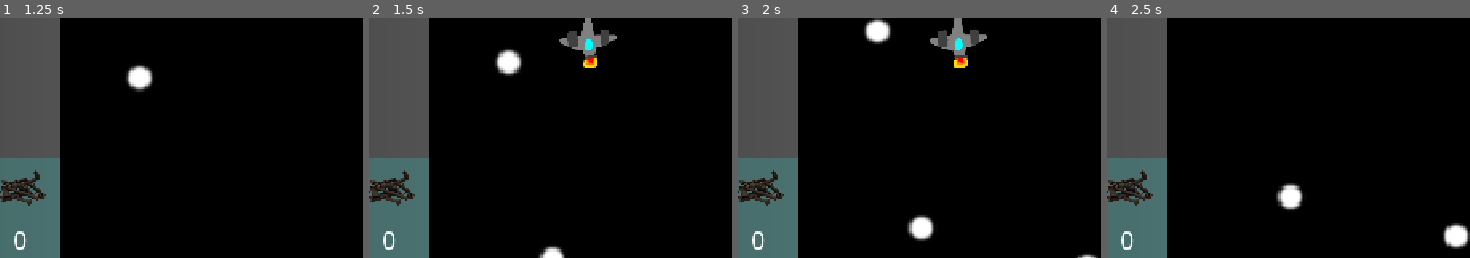
Above: before the commit, frames 1-4 (left to right).
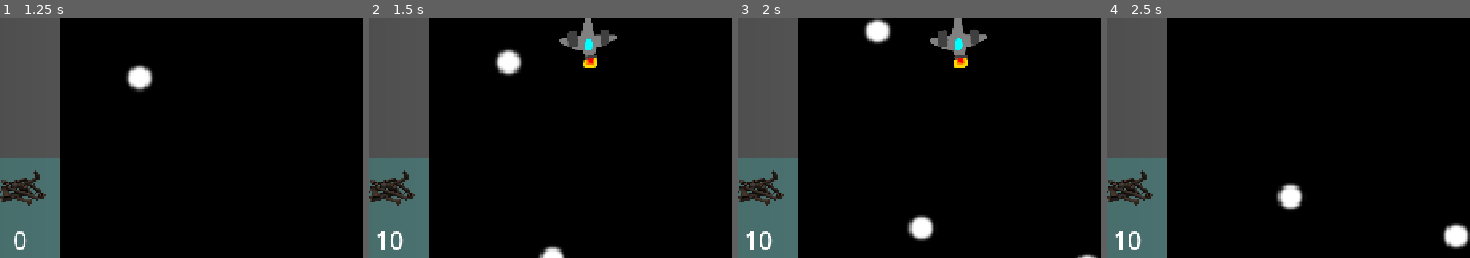
Above: after the commit, the same moments.

Repository: mykyta-bazhukhin/Cargo-Defense
Game: Godot game, scene res://Scenes/main_scene.tscn
The game is run twice, just before and just after one commit, with the same random seed, the same clock (stepped at 60 frames per second) and the same inputs.
Inputs (mouse positions are % of the whole screen's width and height, from its top left):
- Up to frame 1 (1.25 s): move the mouse to (79, 45) at 0.52 s; tap 1 (Place tower 1) at 0.6 s
- Up to frame 2 (1.5 s): move the mouse to (33, 55) at 1.27 s; tap 2 (Place tower 2) at 1.35 s
- Up to frame 3 (2 s): no input
- Up to frame 4 (2.5 s): move the mouse to (66, 28) at 2.02 s; tap 3 (Place tower 3) at 2.1 s
The pictures show only the part of the screen within x 3-53%, y 50-100%; the shares and areas given below are measured in that part.

Frame 1 is identical in both runs. In frame 2, 0.3% of the frame differs, in the area x 2-10%, y 88-97%; in frame 3, 0.3%; in frame 4, 0.3%.

Commit message:
fixed some misc stuff and started on transferring main tower code to towers node

Diff:
--- a/Scenes/label.gd
+++ b/Scenes/label.gd
@@ -2,5 +2,5 @@
 
 signal get_tower1_cost(body)
 
-func _ready():
+func _process(_delta):
 	text = str(Global.scrap)
--- a/Scenes/main_scene.tscn
+++ b/Scenes/main_scene.tscn
@@ -235,7 +235,7 @@
 expand_mode = 1
 stretch_mode = 5
 
-[node name="Label" type="Label" parent="CanvasLayer/PanelContainer/VBoxContainer"]
+[node name="ScrapAmountLabel" type="Label" parent="CanvasLayer/PanelContainer/VBoxContainer"]
 layout_mode = 2
 size_flags_vertical = 1
 theme_override_font_sizes/font_size = 40
--- a/Scenes/space_plane.tscn
+++ b/Scenes/space_plane.tscn
@@ -26,14 +26,20 @@
 scale = Vector2(0.25, 0.25)
 texture = ExtResource("2_0vyyj")
 
-[node name="CanvasLayer" type="CanvasLayer" parent="."]
+[node name="Control" type="Control" parent="."]
+visible = false
+layout_mode = 3
+anchors_preset = 0
+offset_right = 40.0
+offset_bottom = 40.0
 
-[node name="Label" type="Label" parent="CanvasLayer"]
-offset_left = -25.0
-offset_top = -75.0
-offset_right = 15.0
-offset_bottom = -52.0
-text = "123"
+[node name="Label" type="Label" parent="Control"]
+layout_mode = 0
+offset_left = -64.0
+offset_top = -64.0
+offset_right = 63.0
+offset_bottom = -41.0
+text = "space plane text"
 
 [connection signal="timeout" from="primary_timer" to="." method="_on_primary_timer_timeout"]
 [connection signal="timeout" from="secondary_timer" to="." method="_on_secondary_timer_timeout"]
--- a/Scenes/towers.gd
+++ b/Scenes/towers.gd
@@ -1,8 +1,9 @@
 extends Node2D
 
 
+
 func _ready() -> void:
-	pass
+	var tower_points: Array = self.get_parent().get_node("TowerPoints").get_children()
 
 
 func _process(delta: float) -> void:
--- a/Scenes/ui_test_scene.gd
+++ b/Scenes/ui_test_scene.gd
@@ -7,14 +7,3 @@
 
 func _ready():
 	pass
-
-func _on_label_get_tower_1_cost(body: Variant) -> void:
-	var tower_temp = tower_selection_array[0].instantiate()
-	body.text = str(tower_temp.cost)
-	tower_temp.free()
-
-
-func _on_texture_rect_get_tower_picture(body: Variant) -> void:
-	var tower_temp = tower_selection_array[0].instantiate()
-	body.texture = tower_temp.get_node("Sprite2D").texture
-	tower_temp.free()
--- a/Scenes/ui_test_scene.tscn
+++ b/Scenes/ui_test_scene.tscn
@@ -119,24 +119,20 @@
 vertical_alignment = 1
 script = ExtResource("6_rofef")
 
-[node name="TowerSlots" type="MarginContainer" parent="CanvasLayer"]
-custom_minimum_size = Vector2(128, 608)
+[node name="TowerSlotsVBox" type="VBoxContainer" parent="CanvasLayer"]
 offset_right = 128.0
 offset_bottom = 608.0
-
-[node name="TowerSlotsVBox" type="VBoxContainer" parent="CanvasLayer/TowerSlots"]
-layout_mode = 2
 script = ExtResource("9_70ou3")
 
-[node name="TowerPanel1" type="PanelContainer" parent="CanvasLayer/TowerSlots/TowerSlotsVBox"]
+[node name="TowerPanel1" type="PanelContainer" parent="CanvasLayer/TowerSlotsVBox"]
 custom_minimum_size = Vector2(128, 200)
 layout_mode = 2
 theme = SubResource("Theme_ha4vy")
 
-[node name="VBoxContainer" type="VBoxContainer" parent="CanvasLayer/TowerSlots/TowerSlotsVBox/TowerPanel1"]
-layout_mode = 2
-
-[node name="TowerImage1" type="TextureRect" parent="CanvasLayer/TowerSlots/TowerSlotsVBox/TowerPanel1/VBoxContainer"]
+[node name="VBoxContainer" type="VBoxContainer" parent="CanvasLayer/TowerSlotsVBox/TowerPanel1"]
+layout_mode = 2
+
+[node name="TowerImage1" type="TextureRect" parent="CanvasLayer/TowerSlotsVBox/TowerPanel1/VBoxContainer"]
 unique_name_in_owner = true
 layout_mode = 2
 size_flags_vertical = 3
@@ -144,17 +140,17 @@
 expand_mode = 1
 stretch_mode = 5
 
-[node name="PanelContainer" type="PanelContainer" parent="CanvasLayer/TowerSlots/TowerSlotsVBox/TowerPanel1/VBoxContainer"]
+[node name="PanelContainer" type="PanelContainer" parent="CanvasLayer/TowerSlotsVBox/TowerPanel1/VBoxContainer"]
 layout_mode = 2
 size_flags_vertical = 8
 theme = SubResource("Theme_wluib")
 
-[node name="HBoxContainer" type="HBoxContainer" parent="CanvasLayer/TowerSlots/TowerSlotsVBox/TowerPanel1/VBoxContainer/PanelContainer"]
+[node name="HBoxContainer" type="HBoxContainer" parent="CanvasLayer/TowerSlotsVBox/TowerPanel1/VBoxContainer/PanelContainer"]
 layout_mode = 2
 size_flags_vertical = 8
 theme = SubResource("Theme_8jfvs")
 
-[node name="TowerCost1" type="Label" parent="CanvasLayer/TowerSlots/TowerSlotsVBox/TowerPanel1/VBoxContainer/PanelContainer/HBoxContainer"]
+[node name="TowerCost1" type="Label" parent="CanvasLayer/TowerSlotsVBox/TowerPanel1/VBoxContainer/PanelContainer/HBoxContainer"]
 unique_name_in_owner = true
 layout_mode = 2
 size_flags_horizontal = 10
@@ -164,21 +160,22 @@
 horizontal_alignment = 1
 vertical_alignment = 2
 
-[node name="TextureRect" type="TextureRect" parent="CanvasLayer/TowerSlots/TowerSlotsVBox/TowerPanel1/VBoxContainer/PanelContainer/HBoxContainer"]
+[node name="TextureRect" type="TextureRect" parent="CanvasLayer/TowerSlotsVBox/TowerPanel1/VBoxContainer/PanelContainer/HBoxContainer"]
 layout_mode = 2
 size_flags_horizontal = 2
 texture = ExtResource("6_nytet")
 expand_mode = 2
-
-[node name="TowerPanel2" type="PanelContainer" parent="CanvasLayer/TowerSlots/TowerSlotsVBox"]
+stretch_mode = 4
+
+[node name="TowerPanel2" type="PanelContainer" parent="CanvasLayer/TowerSlotsVBox"]
 custom_minimum_size = Vector2(128, 200)
 layout_mode = 2
 theme = SubResource("Theme_ha4vy")
 
-[node name="VBoxContainer" type="VBoxContainer" parent="CanvasLayer/TowerSlots/TowerSlotsVBox/TowerPanel2"]
-layout_mode = 2
-
-[node name="TowerImage2" type="TextureRect" parent="CanvasLayer/TowerSlots/TowerSlotsVBox/TowerPanel2/VBoxContainer"]
+[node name="VBoxContainer" type="VBoxContainer" parent="CanvasLayer/TowerSlotsVBox/TowerPanel2"]
+layout_mode = 2
+
+[node name="TowerImage2" type="TextureRect" parent="CanvasLayer/TowerSlotsVBox/TowerPanel2/VBoxContainer"]
 unique_name_in_owner = true
 layout_mode = 2
 size_flags_vertical = 3
@@ -186,17 +183,17 @@
 expand_mode = 1
 stretch_mode = 5
 
-[node name="PanelContainer" type="PanelContainer" parent="CanvasLayer/TowerSlots/TowerSlotsVBox/TowerPanel2/VBoxContainer"]
+[node name="PanelContainer" type="PanelContainer" parent="CanvasLayer/TowerSlotsVBox/TowerPanel2/VBoxContainer"]
 layout_mode = 2
 size_flags_vertical = 8
 theme = SubResource("Theme_wluib")
 
-[node name="HBoxContainer" type="HBoxContainer" parent="CanvasLayer/TowerSlots/TowerSlotsVBox/TowerPanel2/VBoxContainer/PanelContainer"]
+[node name="HBoxContainer" type="HBoxContainer" parent="CanvasLayer/TowerSlotsVBox/TowerPanel2/VBoxContainer/PanelContainer"]
 layout_mode = 2
 size_flags_vertical = 8
 theme = SubResource("Theme_8jfvs")
 
-[node name="TowerCost2" type="Label" parent="CanvasLayer/TowerSlots/TowerSlotsVBox/TowerPanel2/VBoxContainer/PanelContainer/HBoxContainer"]
+[node name="TowerCost2" type="Label" parent="CanvasLayer/TowerSlotsVBox/TowerPanel2/VBoxContainer/PanelContainer/HBoxContainer"]
 unique_name_in_owner = true
 layout_mode = 2
 size_flags_horizontal = 10
@@ -206,21 +203,22 @@
 horizontal_alignment = 1
 vertical_alignment = 2
 
-[node name="TextureRect" type="TextureRect" parent="CanvasLayer/TowerSlots/TowerSlotsVBox/TowerPanel2/VBoxContainer/PanelContainer/HBoxContainer"]
+[node name="TextureRect" type="TextureRect" parent="CanvasLayer/TowerSlotsVBox/TowerPanel2/VBoxContainer/PanelContainer/HBoxContainer"]
 layout_mode = 2
 size_flags_horizontal = 2
 texture = ExtResource("6_nytet")
 expand_mode = 2
-
-[node name="TowerPanel3" type="PanelContainer" parent="CanvasLayer/TowerSlots/TowerSlotsVBox"]
+stretch_mode = 4
+
+[node name="TowerPanel3" type="PanelContainer" parent="CanvasLayer/TowerSlotsVBox"]
 custom_minimum_size = Vector2(128, 200)
 layout_mode = 2
 theme = SubResource("Theme_ha4vy")
 
-[node name="VBoxContainer" type="VBoxContainer" parent="CanvasLayer/TowerSlots/TowerSlotsVBox/TowerPanel3"]
-layout_mode = 2
-
-[node name="TowerImage3" type="TextureRect" parent="CanvasLayer/TowerSlots/TowerSlotsVBox/TowerPanel3/VBoxContainer"]
+[node name="VBoxContainer" type="VBoxContainer" parent="CanvasLayer/TowerSlotsVBox/TowerPanel3"]
+layout_mode = 2
+
+[node name="TowerImage3" type="TextureRect" parent="CanvasLayer/TowerSlotsVBox/TowerPanel3/VBoxContainer"]
 unique_name_in_owner = true
 layout_mode = 2
 size_flags_vertical = 3
@@ -228,17 +226,17 @@
 expand_mode = 1
 stretch_mode = 5
 
-[node name="PanelContainer" type="PanelContainer" parent="CanvasLayer/TowerSlots/TowerSlotsVBox/TowerPanel3/VBoxContainer"]
+[node name="PanelContainer" type="PanelContainer" parent="CanvasLayer/TowerSlotsVBox/TowerPanel3/VBoxContainer"]
 layout_mode = 2
 size_flags_vertical = 8
 theme = SubResource("Theme_wluib")
 
-[node name="HBoxContainer" type="HBoxContainer" parent="CanvasLayer/TowerSlots/TowerSlotsVBox/TowerPanel3/VBoxContainer/PanelContainer"]
+[node name="HBoxContainer" type="HBoxContainer" parent="CanvasLayer/TowerSlotsVBox/TowerPanel3/VBoxContainer/PanelContainer"]
 layout_mode = 2
 size_flags_vertical = 8
 theme = SubResource("Theme_8jfvs")
 
-[node name="TowerCost3" type="Label" parent="CanvasLayer/TowerSlots/TowerSlotsVBox/TowerPanel3/VBoxContainer/PanelContainer/HBoxContainer"]
+[node name="TowerCost3" type="Label" parent="CanvasLayer/TowerSlotsVBox/TowerPanel3/VBoxContainer/PanelContainer/HBoxContainer"]
 unique_name_in_owner = true
 layout_mode = 2
 size_flags_horizontal = 10
@@ -248,11 +246,12 @@
 horizontal_alignment = 1
 vertical_alignment = 2
 
-[node name="TextureRect" type="TextureRect" parent="CanvasLayer/TowerSlots/TowerSlotsVBox/TowerPanel3/VBoxContainer/PanelContainer/HBoxContainer"]
+[node name="TextureRect" type="TextureRect" parent="CanvasLayer/TowerSlotsVBox/TowerPanel3/VBoxContainer/PanelContainer/HBoxContainer"]
 layout_mode = 2
 size_flags_horizontal = 2
 texture = ExtResource("6_nytet")
 expand_mode = 2
+stretch_mode = 4
 
 [connection signal="shoot_primary" from="SpacePlane" to="." method="_on_space_plane_shoot_primary"]
 [connection signal="shoot_secondary" from="SpacePlane" to="." method="_on_space_plane_shoot_secondary"]
